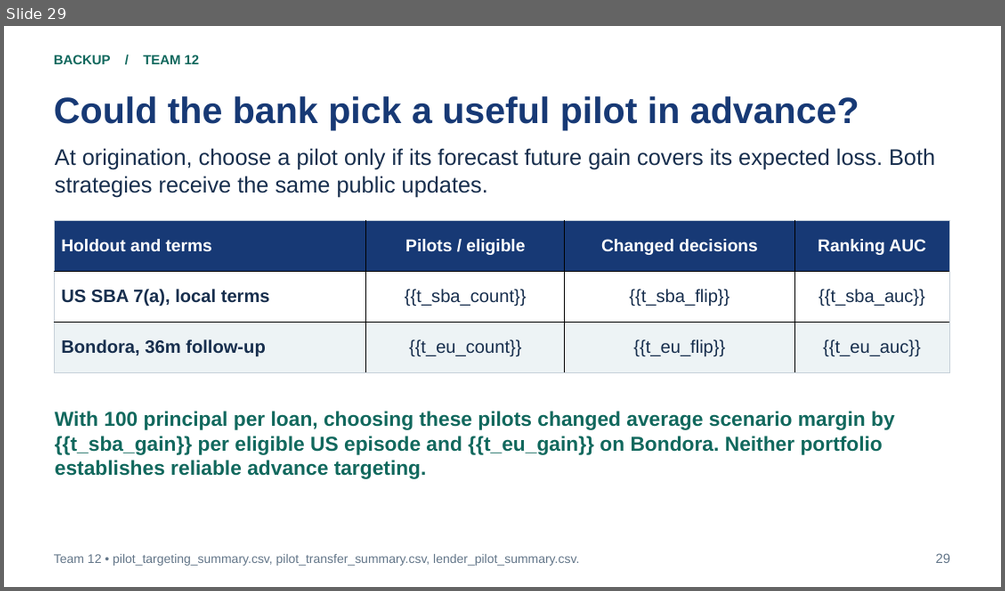
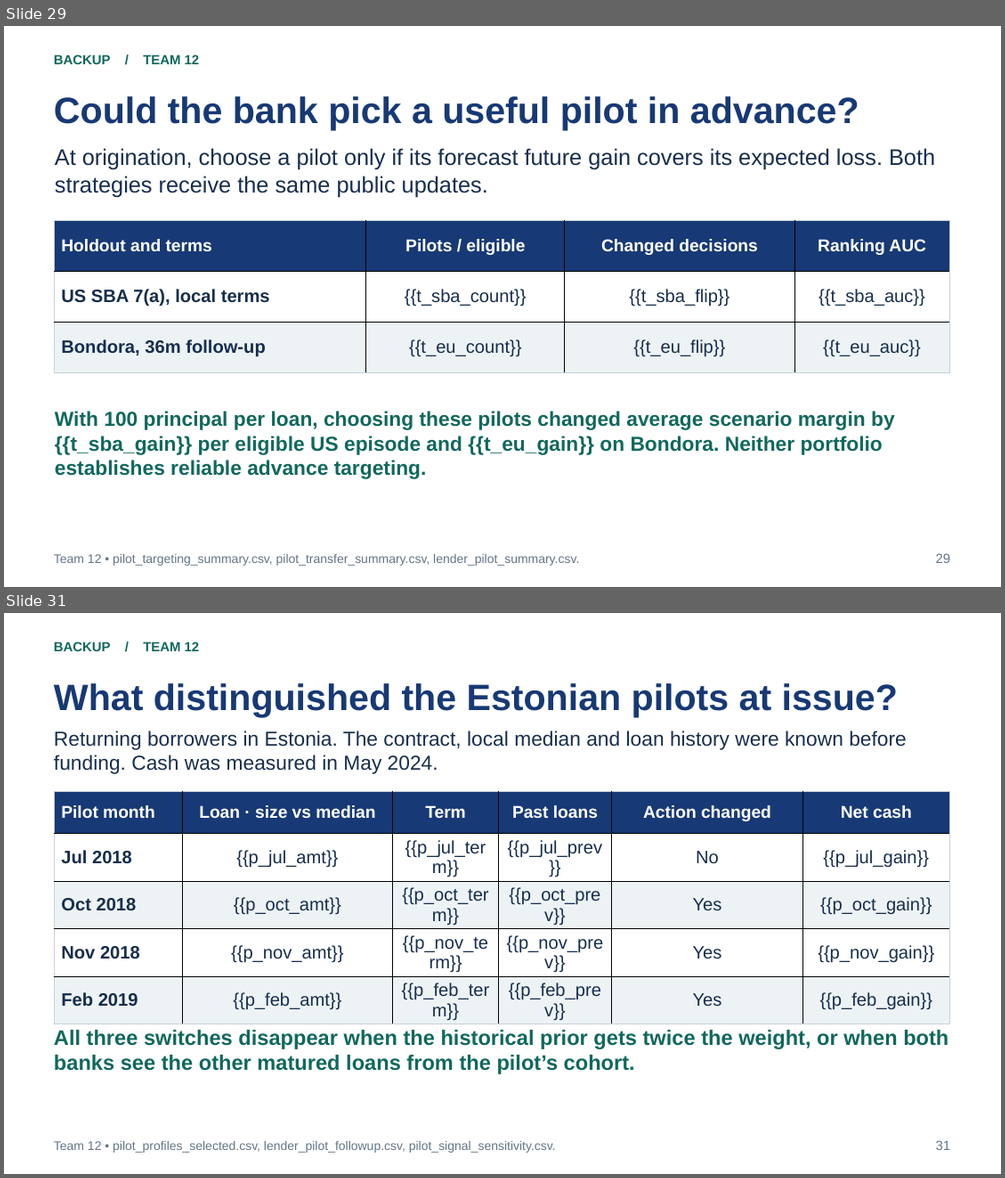
Before and after one commit to bigpurota/paper11, a slide deck: slides/template.pptx. Shown one above the other, each under a label of ours: slide 29 before the commit, slides 29 and 31 after it; the slides between them are not shown. The pictures are 1005x591 and 1005x1178 pixels, drawn with LibreOffice and Linux fonts; fonts in the diff are those of the drawing. Boxes give left, top, right and bottom in pixels: in the first picture for what was removed or moved away, otherwise in the second. Text is boxed around its words. In the diff, an @@ line names an element or a change of style, - is before the commit and + after.

Commit message:
Test pilot-loss recovery on later Bondora vintages and US Prosper loans

```diff
--- a/slides/template.pptx
+++ b/slides/template.pptx
@@ slide 31 added at [4, 613, 1001, 1174], background #FFFFFF @@
@@ text added at [54, 641, 200, 651], 12.8 pt, text #11685D, bold @@
+BACKUP / TEAM 12
@@ text added at [54, 683, 898, 717], 35.2 pt, text #173975, bold @@
+What distinguished the Estonian pilots at issue?
@@ text added at [54, 730, 906, 774], 19.5 pt, text #172E4D @@
+Returning borrowers in Estonia. The contract, local median and loan history were known before funding. Cash was measured in May 2024.
@@ table added at [54, 792, 950, 1013], 5 rows, 6 columns @@
+Pilot month | Loan · size vs median | Term | Past loans | Action changed | Net cash
+Jul 2018 | {{p_jul_amt}} | {{p_jul_term}} | {{p_jul_prev}} | No | {{p_jul_gain}}
+Oct 2018 | {{p_oct_amt}} | {{p_oct_term}} | {{p_oct_prev}} | Yes | {{p_oct_gain}}
+Nov 2018 | {{p_nov_amt}} | {{p_nov_term}} | {{p_nov_prev}} | Yes | {{p_nov_gain}}
+Feb 2019 | {{p_feb_amt}} | {{p_feb_term}} | {{p_feb_prev}} | Yes | {{p_feb_gain}}
@@ text added at [54, 1030, 948, 1074], 20.2 pt, text #11685D, bold @@
+All three switches disappear when the historical prior gets twice the weight, or when both banks see the other matured loans from the pilot’s cohort.
@@ text added at [54, 1141, 556, 1152], 12 pt, text #627588 @@
+Team 12 • pilot_profiles_selected.csv, lender_pilot_followup.csv, pilot_signal_sensitivity.csv.
@@ text added at [936, 1140, 951, 1150], 12.8 pt, text #627588 @@
+31
```
Also in this commit, not shown: 2 slides changed, 1 other slide added, 45 other files.
